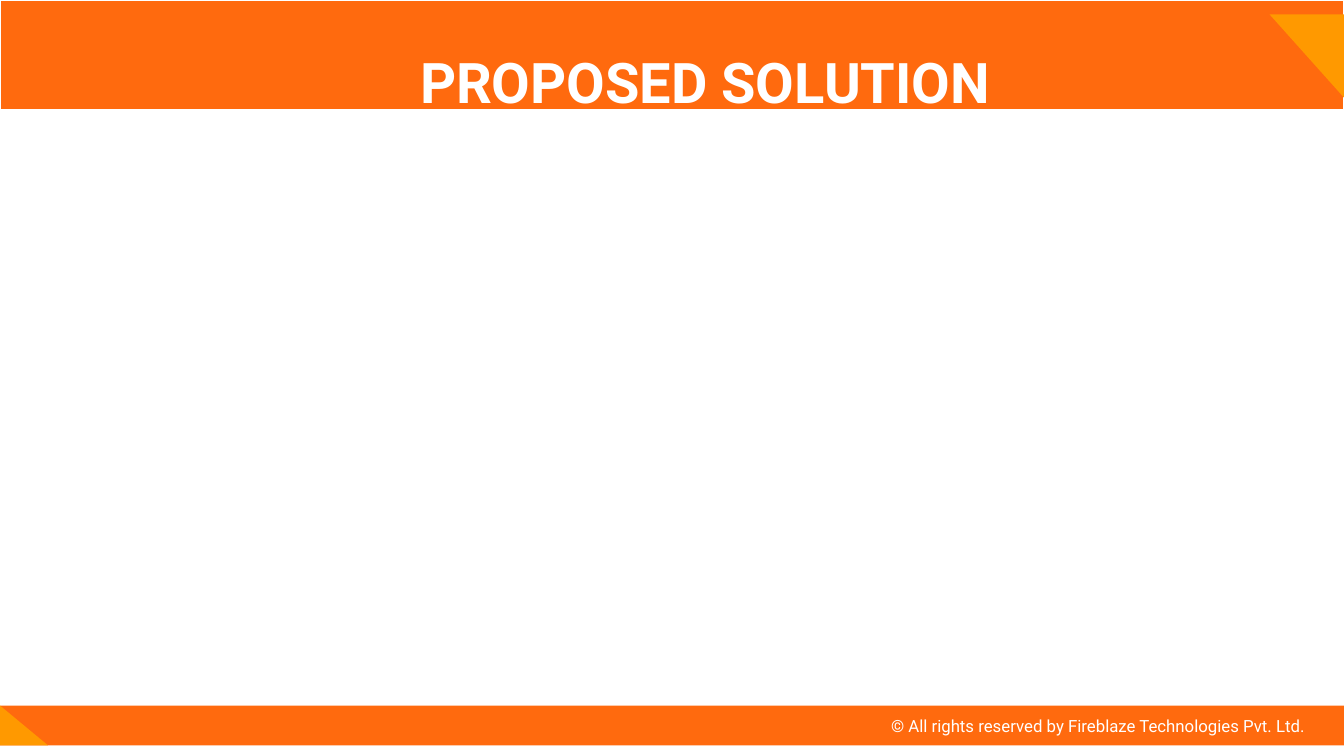
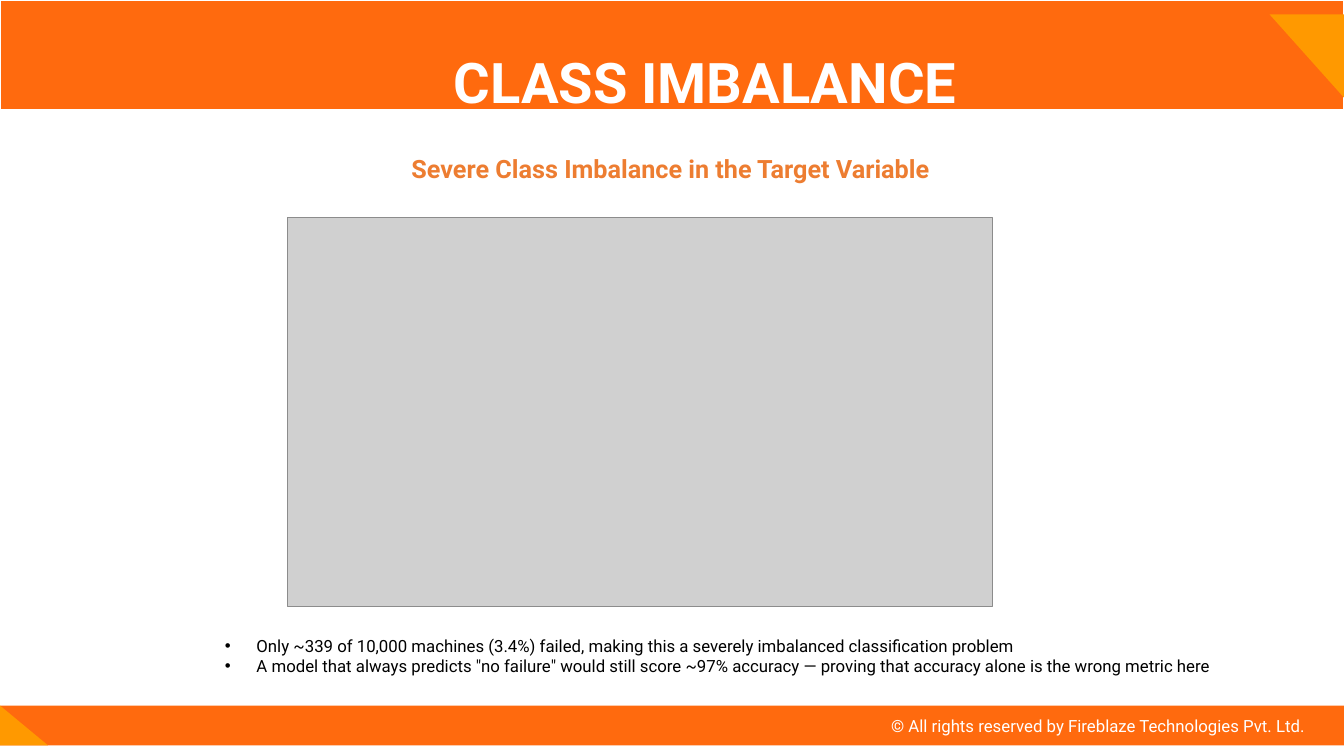
Before and after one commit to juhi-m1711/Predictive-Maintenance-for-Machinery, a slide deck: slide 4 of ML Project.pptx. Drawn at 1344x756 pixels with LibreOffice and Linux fonts; fonts in the diff are those of the drawing; grey boxes stand for pictures. Boxes give left, top, right and bottom in pixels: in the first picture for what was removed or moved away, otherwise in the second. Text is boxed around its words. In the diff, an @@ line names an element or a change of style, - is before the commit and + after.

```diff
--- a/ML Project.pptx
+++ b/ML Project.pptx
@@ title at (x1=454, y1=62, x2=957, y2=116): text changed @@
-PROPOSED SOLUTION
+CLASS IMBALANCE
@@ text added at (x1=411, y1=159, x2=929, y2=184), 18 pt, text #ED7D31, bold @@
+Severe Class Imbalance in the Target Variable
@@ picture added at (x1=288, y1=218, x2=993, y2=607) @@
@@ text added at (x1=256, y1=638, x2=1210, y2=676), 12 pt, text #000000 @@
+• Only ~339 of 10,000 machines (3.4%) failed, making this a severely imbalanced classification problem
+• A model that always predicts "no failure" would still score ~97% accuracy — proving that accuracy alone is the wrong metric here
```
Also in this commit, not shown: 4 other slides changed, 6 slides added, 10 other files.
